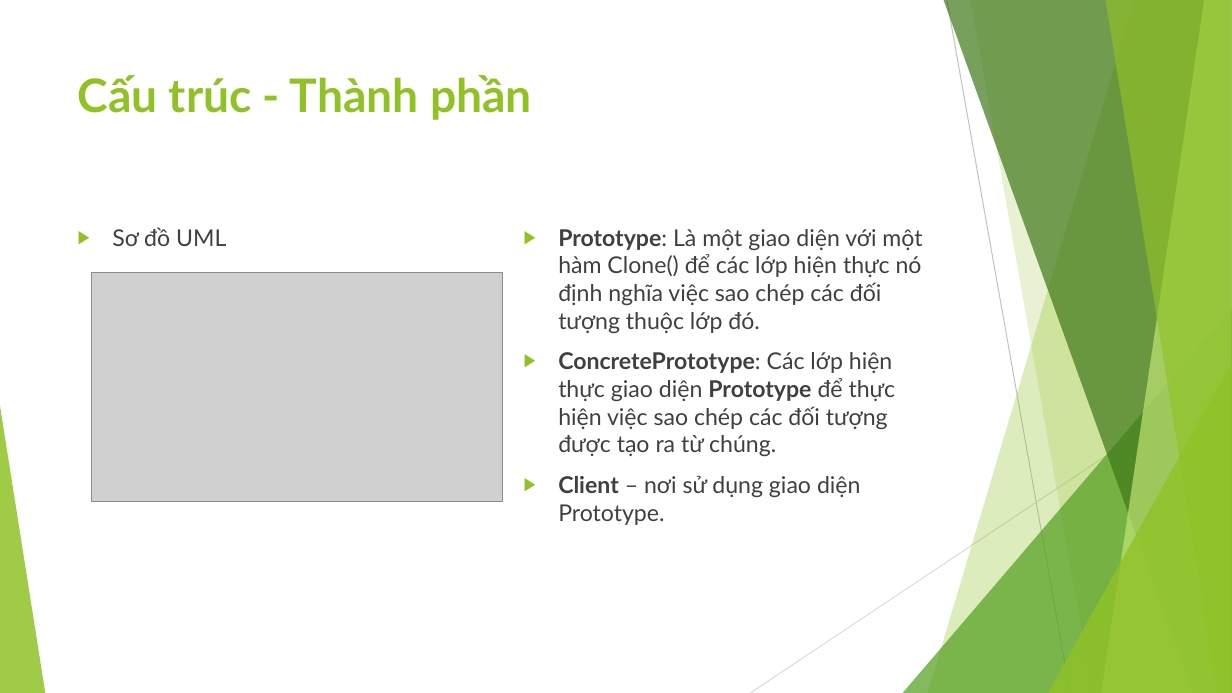
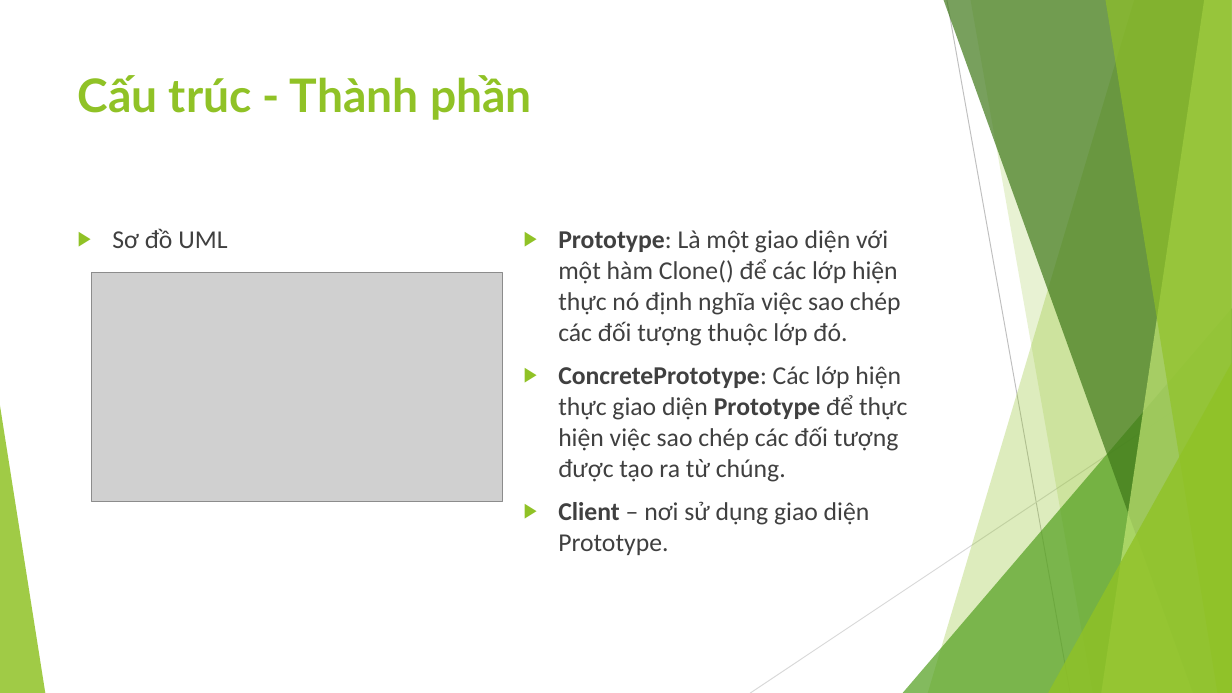
Before and after one commit to ChrisJamison/design_pattern, a slide deck: slide 6 of Báo cáo cuối kỳ/4. Prototype/Slide.pptx. Drawn at 1232x693 pixels with LibreOffice and Linux fonts; fonts in the diff are those of the drawing; grey boxes stand for pictures. Boxes give left, top, right and bottom in pixels: in the first picture for what was removed or moved away, otherwise in the second. Text is boxed around its words. In the diff, an @@ line names an element or a change of style, - is before the commit and + after.

Commit message:
Complete Prototype - Demo updating...

```diff
--- a/Báo cáo cuối kỳ/4. Prototype/Slide.pptx
+++ b/Báo cáo cuối kỳ/4. Prototype/Slide.pptx
@@ text "Sơ đồ UML" at <box>112,228,227,248</box>: size 18 to 20 pt, font Lato to Calibri @@
@@ text "Prototype: Là một giao diện ..." at <box>558,230,907,555</box>: size 18 to 20 pt, font Lato to Calibri @@
```
Also in this commit, not shown: 10 other slides changed, 2 slides added, 1 slide removed, 15 other files.
